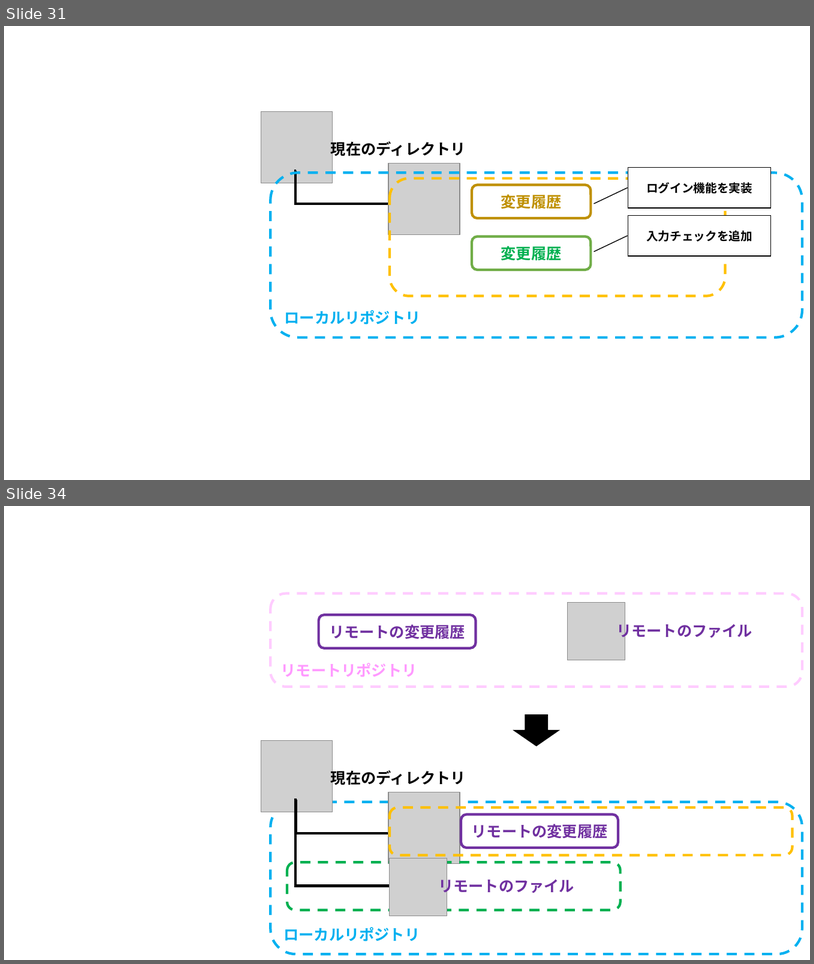
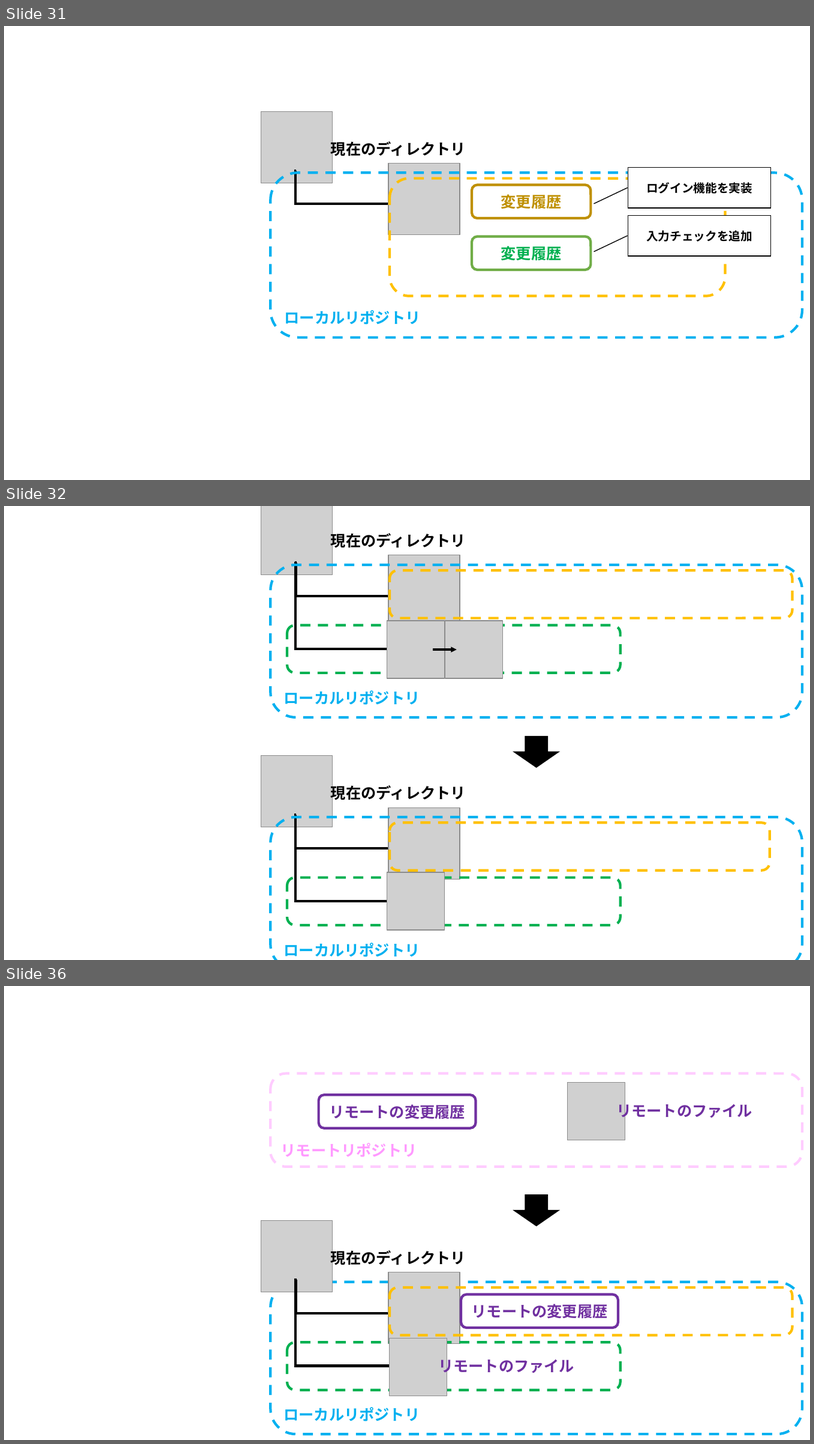
Before and after one commit to nishida2073/ai_navive, a slide deck: 01_テキスト/Git入門_図.pptx. Shown one above the other, each under a label of ours: slides 31 and 34 before the commit, slides 31, 32 and 36 after it; the slides between them are not shown. The pictures are 814x964 and 814x1444 pixels, drawn with LibreOffice and Linux fonts; fonts in the diff are those of the drawing; grey boxes stand for pictures. Boxes give left, top, right and bottom in pixels: in the first picture for what was removed or moved away, otherwise in the second. Text is boxed around its words. In the diff, an @@ line names an element or a change of style, - is before the commit and + after.

```diff
--- a/01_テキスト/Git入門_図.pptx
+++ b/01_テキスト/Git入門_図.pptx
@@ slide 32 added at bbox=[4, 506, 810, 960], background #FFFFFF @@
@@ picture added at bbox=[262, 506, 333, 575] @@
@@ text added at bbox=[331, 531, 466, 550], 18 pt, text #000000, bold @@
+現在のディレクトリ
@@ picture added at bbox=[389, 555, 460, 627] @@
@@ rounded rectangle added at bbox=[271, 565, 803, 717], outline #00B0F0 3 pt dashed, 18 pt, text #00B0F0, bold @@
+ローカルリポジトリ
@@ elbow line added from (296, 563) to (389, 649), #000000 3 pt @@
@@ elbow line added from (296, 563) to (389, 596), #000000 3 pt @@
@@ rounded rectangle added at bbox=[390, 570, 793, 618], outline #FFC000 3 pt dashed @@
@@ rounded rectangle added at bbox=[287, 625, 620, 673], outline #00B050 3 pt dashed @@
@@ picture added at bbox=[387, 621, 444, 678] @@
@@ picture added at bbox=[446, 621, 503, 678] @@
@@ arrow added from (433, 649) to (457, 649), #000000 2.25 pt @@
@@ right arrow added at bbox=[514, 736, 559, 767], fill #000000, outline #000000 1 pt @@
@@ picture added at bbox=[262, 756, 333, 827] @@
@@ text added at bbox=[331, 783, 466, 802], 18 pt, text #000000, bold @@
+現在のディレクトリ
@@ picture added at bbox=[389, 807, 460, 879] @@
@@ rounded rectangle added at bbox=[271, 817, 803, 960], outline #00B0F0 3 pt dashed, 18 pt, text #00B0F0, bold @@
+ローカルリポジトリ
@@ elbow line added from (296, 814) to (389, 849), #000000 3 pt @@
@@ elbow line added from (296, 815) to (389, 901), #000000 3 pt @@
@@ rounded rectangle added at bbox=[390, 822, 770, 870], outline #FFC000 3 pt dashed @@
@@ rounded rectangle added at bbox=[287, 877, 620, 925], outline #00B050 3 pt dashed @@
@@ picture added at bbox=[387, 872, 445, 930] @@
@@ what was slide 34 is now slide 36 @@
```
Also in this commit, not shown: 2 slides changed, 3 other slides added, 1 other file.
